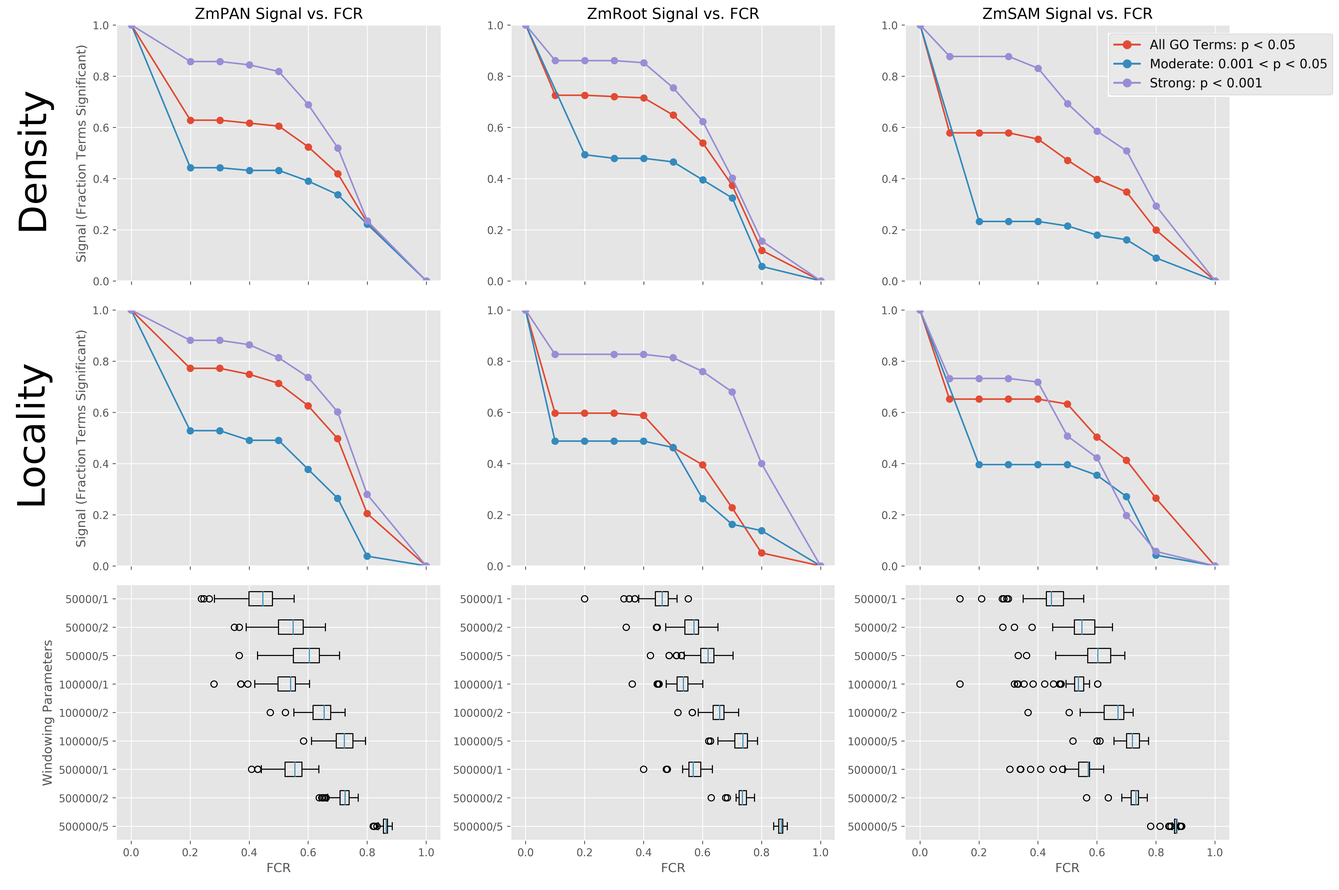
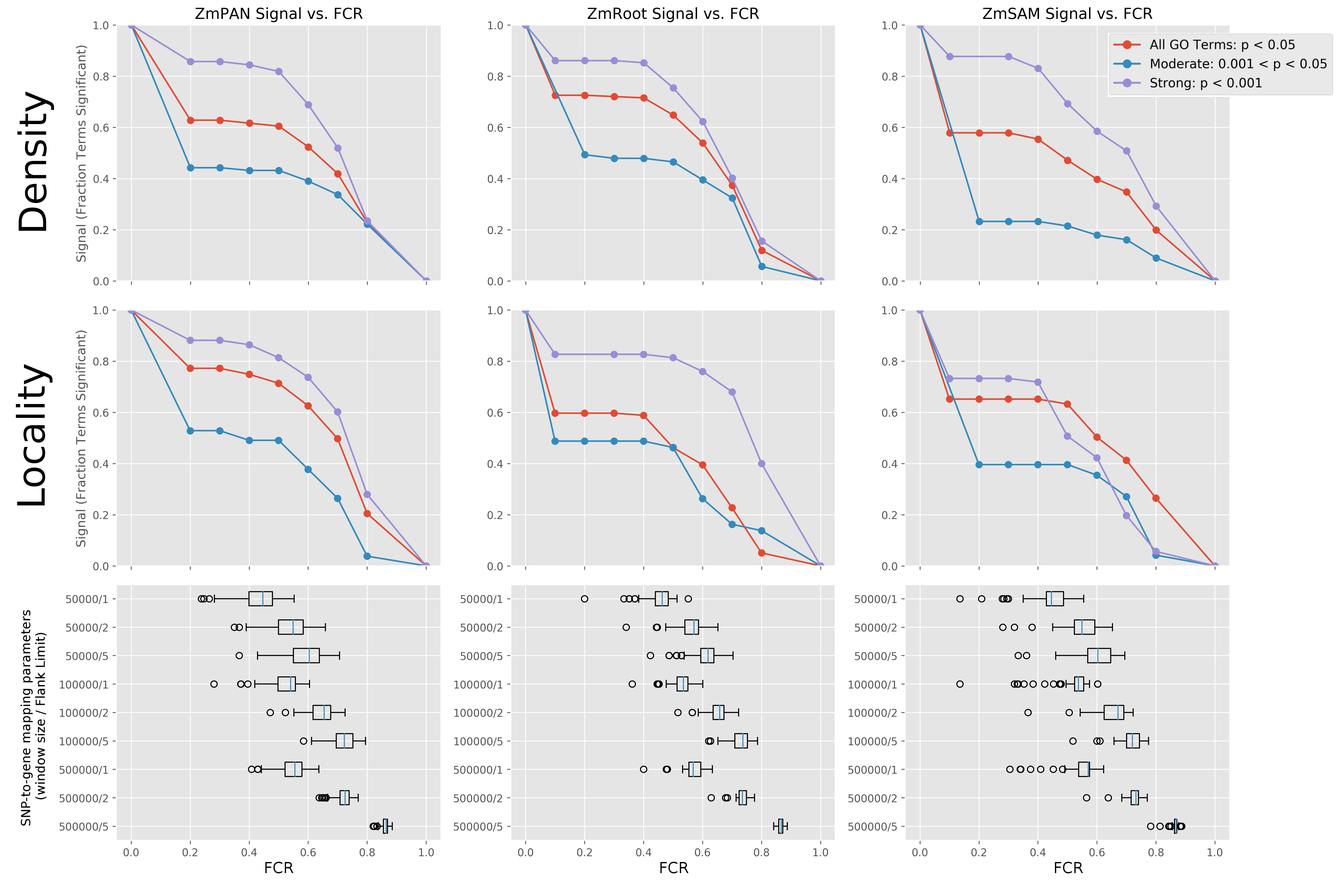
The second 1339px x 890px image is a revision of the first. Changes to its layers:
added layer "Pasted Layer #1" above "Pasted Layer" over [1054, 861, 1083, 874]
added layer "Pasted Layer" above "Density" over [660, 861, 689, 874]
added layer "SNP-to-gene mapping parameters..." above "Legend" over [20, 610, 47, 826]
added layer "FCR" above "FCR_Locality_pval_norm.png" over [265, 861, 294, 874]
painted on "FCR_Locality_pval_norm.png" over [35, 632, 1083, 874]
